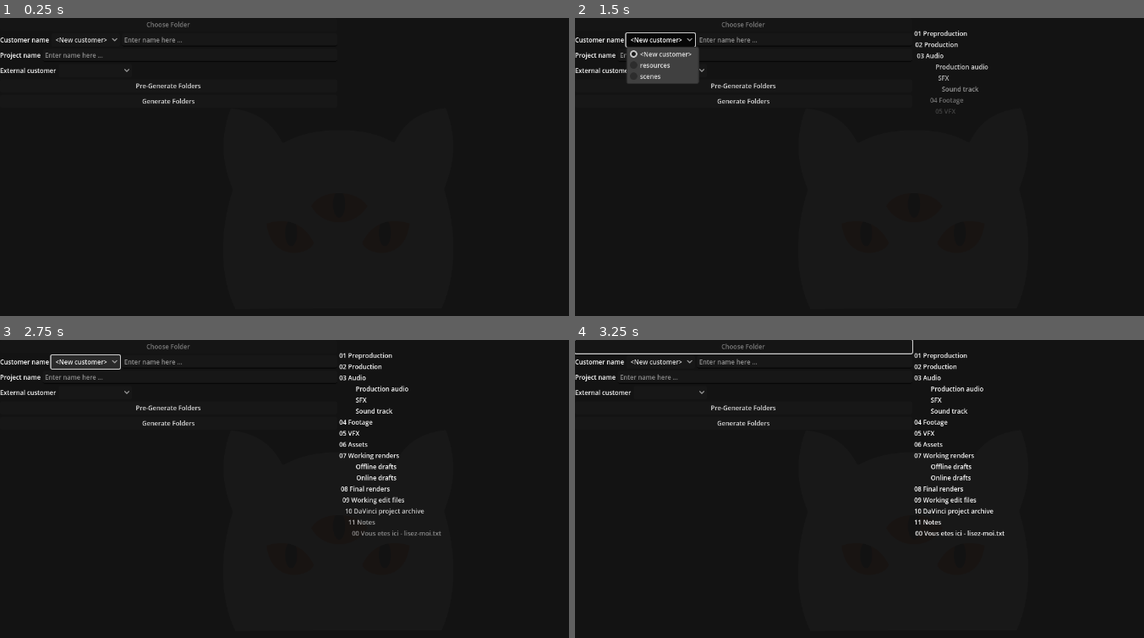
Above: before the commit, frames 1-4 (two rows, left to right).
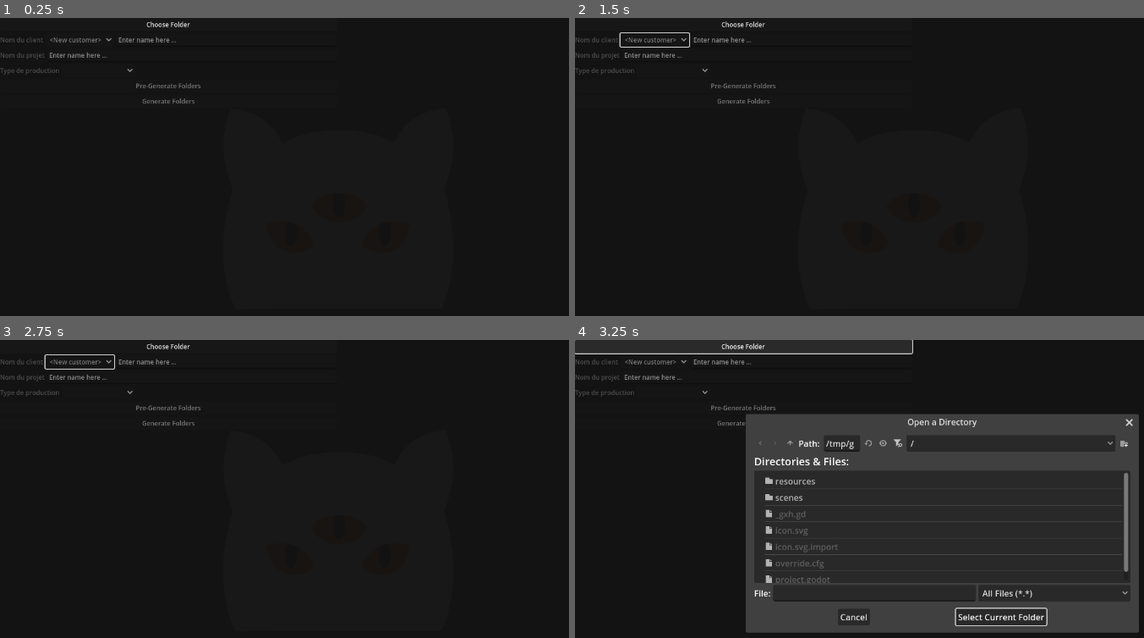
Above: after the commit, the same moments.

Repository: lutzilutz/Dionysos
Game: Godot game, scene res://scenes/main.tscn
The game is run twice, just before and just after one commit, with the same random seed, the same clock (stepped at 60 frames per second) and the same inputs.
Inputs (mouse positions are in pixels of both pictures, inside the frame that each line leads up to):
- Up to frame 1 (0.25 s): no input
- Up to frame 2 (1.5 s): click (745, 86) at 0.5 s, where only the run before the commit has a clickable "Pre-Generate Folders"; click (660, 38) at 1.25 s, where only the run before the commit has a clickable "<New customer>"
- Up to frame 3 (2.75 s): click (85, 360) at 2 s, where only the run before the commit has a clickable "<New customer>"
- Up to frame 4 (3.25 s): click (745, 345) at 2.75 s, where only the run after the commit has a clickable "Choose Folder"

The runs differ from the first frame. In frame 1, 0.8% of the frame differs, in the area x 0-36%, y 1-29%; in frame 2, 2.8%; in frame 3, 2.2%; in frame 4, 23%, in the area x 0-100%, y 1-99%.

Commit message:
Added loop to form controls, in order
Seems to work just fine

Diff:
--- /dev/null
+++ b/scenes/form_label.gd
@@ -0,0 +1,7 @@
+extends Label
+
+func disable(state: bool) -> void:
+	if state:
+		modulate = Color(1,1,1,0.25)
+	else:
+		modulate = Color(1,1,1,1)
--- /dev/null
+++ b/scenes/form_label.tscn
@@ -0,0 +1,10 @@
+[gd_scene load_steps=3 format=3 uid="uid://c0hehmr5yk3sb"]
+
+[ext_resource type="Script" uid="uid://cj61and6hwthh" path="res://scenes/form_label.gd" id="1_lgmbf"]
+[ext_resource type="Theme" uid="uid://dltvaum6axc0k" path="res://resources/themes/default_button.tres" id="1_qm5f5"]
+
+[node name="FormLabel" type="Label"]
+offset_right = 40.0
+offset_bottom = 23.0
+theme = ExtResource("1_qm5f5")
+script = ExtResource("1_lgmbf")
--- a/scenes/main.gd
+++ b/scenes/main.gd
@@ -11,11 +11,15 @@
 
 @onready var form_vbox = get_node("WorkspaceHBox/FormVBox")
 @onready var customer_line = get_node("WorkspaceHBox/FormVBox/CustomerLine")
+@onready var customer_label = get_node("WorkspaceHBox/FormVBox/CustomerLine/CustomerLabel")
 @onready var customer_option = get_node("WorkspaceHBox/FormVBox/CustomerLine/CustomerOption")
 @onready var customer_edit = get_node("WorkspaceHBox/FormVBox/CustomerLine/CustomerEdit")
+@onready var project_name_label = get_node("WorkspaceHBox/FormVBox/ProjectNameLine/ProjectNameLabel")
 @onready var project_name_edit = get_node("WorkspaceHBox/FormVBox/ProjectNameLine/ProjectNameEdit")
+@onready var production_type_label = get_node("WorkspaceHBox/FormVBox/ProductionTypeLine/ProductionTypeLabel")
 @onready var production_type_option = get_node("WorkspaceHBox/FormVBox/ProductionTypeLine/ProductionTypeOption")
-@onready var generate_folder_button = get_node("WorkspaceHBox/FormVBox/ChooseFolderButton")
+@onready var preview_folder_button = get_node("WorkspaceHBox/FormVBox/PreGenerateFolderButton")
+@onready var generate_folder_button = get_node("WorkspaceHBox/FormVBox/GenerateFolderButton")
 @onready var summary_vbox = get_node("WorkspaceHBox/SummaryVBox")
 @onready var summary_label = get_node("WorkspaceHBox/SummaryVBox/SummaryLabel")
 @onready var summary_folders_vbox = get_node("WorkspaceHBox/SummaryVBox/SummaryFoldersVBox")
@@ -23,7 +27,8 @@
 var user_preferences: UserPreferences
 var customer_name: String = ""
 var project_name: String = ""
-var production_type: ProductionType = ProductionType.EXTERNAL
+var production_type: ProductionType
+var has_previewed: bool = false
 
 # Called when the node enters the scene tree for the first time.
 func _ready() -> void:
@@ -65,10 +70,24 @@
 	summary_folders_vbox.add_child(temp_label)
 
 func update_controls() -> void:
-	if not user_preferences.has_default_path:
-		generate_folder_button.disabled = true
-	else:
-		generate_folder_button.disabled = false
+	# Updating form controls depending how much user has filled it
+
+	# Customer name
+	customer_label.disable(not user_preferences.has_default_path)
+	customer_option.disabled = not user_preferences.has_default_path
+	customer_edit.editable = user_preferences.has_default_path
+
+	# Project name
+	project_name_label.disable(not (user_preferences.has_default_path and customer_name != ""))
+	project_name_edit.editable = user_preferences.has_default_path and customer_name != ""
+
+	# Production type
+	production_type_label.disable(not (user_preferences.has_default_path and customer_name != "" and project_name != ""))
+	production_type_option.disabled = not (user_preferences.has_default_path and customer_name != "" and project_name != "")
+
+	# Buttons
+	preview_folder_button.disabled = not (user_preferences.has_default_path and customer_name != "" and project_name != "" and production_type_option.selected != -1)
+	generate_folder_button.disabled = not (user_preferences.has_default_path and customer_name != "" and project_name != "" and production_type_option.selected != -1 and has_previewed)
 
 	customer_option.clear()
 	customer_option.add_item("<New customer>")
@@ -85,7 +104,7 @@
 			for d in DirAccess.get_directories_at(user_preferences.default_path + "/" + customer_name):
 				form_vbox.get_node("Label").text += "\n" + d
 
-	summary_label.text += "\n" + "Project name : " + project_name_edit.text
+	summary_label.text += "\n" + "Project name : " + project_name
 
 	if production_type_option.selected > -1:
 		if production_type == ProductionType.EXTERNAL:
@@ -108,6 +127,7 @@
 	PrintUtility.print_info("Selected folder is : " + dir + "/")
 	user_preferences.default_path = dir
 	user_preferences.has_default_path = true
+	user_preferences.save_to_file(USER_PREF_PATH)
 	update_controls()
 
 func _on_file_dialog_canceled() -> void:
@@ -122,6 +142,9 @@
 	for e in summary_folders_vbox.get_children():
 		e.activate()
 	summary_vbox.get_node("TestLabel").activate()
+
+	has_previewed = true
+	update_controls()
 
 func _on_generate_folder_button_pressed() -> void:
 	PrintUtility.print_info("Start generating folders ...")
@@ -142,13 +165,17 @@
 	else:
 		customer_edit.visible = false
 		customer_name = customer_option.get_item_text(index)
+	update_controls()
 	update_summary()
 
 func _on_customer_edit_text_changed(new_text: String) -> void:
 	customer_name = new_text
+	update_controls()
 	update_summary()
 
 func _on_project_name_edit_text_changed(new_text: String) -> void:
+	project_name = new_text
+	update_controls()
 	update_summary()
 
 func _on_production_type_option_item_selected(index: int) -> void:
@@ -157,5 +184,6 @@
 			production_type = ProductionType.EXTERNAL
 		1:
 			production_type = ProductionType.INTERNAL
+	update_controls()
 	update_summary()
 	generate_folders_label()
--- a/scenes/main.tscn
+++ b/scenes/main.tscn
@@ -1,9 +1,10 @@
-[gd_scene load_steps=5 format=3 uid="uid://rvfixiqdxhj5"]
+[gd_scene load_steps=6 format=3 uid="uid://rvfixiqdxhj5"]
 
 [ext_resource type="Script" uid="uid://cg3dakhfpgbxn" path="res://scenes/main.gd" id="1_h26jr"]
 [ext_resource type="Texture2D" uid="uid://d3pk1xx7sc4ni" path="res://resources/branding/logo_head.png" id="2_us6ij"]
 [ext_resource type="Theme" uid="uid://dltvaum6axc0k" path="res://resources/themes/default_button.tres" id="3_4krfr"]
 [ext_resource type="PackedScene" uid="uid://cmr2hrl5555gh" path="res://scenes/folder_label.tscn" id="4_jyhfs"]
+[ext_resource type="PackedScene" uid="uid://c0hehmr5yk3sb" path="res://scenes/form_label.tscn" id="4_tbgi4"]
 
 [node name="Main" type="Control"]
 layout_mode = 3
@@ -55,10 +56,9 @@
 [node name="CustomerLine" type="HBoxContainer" parent="WorkspaceHBox/FormVBox"]
 layout_mode = 2
 
-[node name="CustomerLabel" type="Label" parent="WorkspaceHBox/FormVBox/CustomerLine"]
+[node name="CustomerLabel" parent="WorkspaceHBox/FormVBox/CustomerLine" instance=ExtResource("4_tbgi4")]
 layout_mode = 2
-theme = ExtResource("3_4krfr")
-text = "Customer name"
+text = "Nom du client"
 
 [node name="CustomerOption" type="OptionButton" parent="WorkspaceHBox/FormVBox/CustomerLine"]
 layout_mode = 2
@@ -77,10 +77,9 @@
 [node name="ProjectNameLine" type="HBoxContainer" parent="WorkspaceHBox/FormVBox"]
 layout_mode = 2
 
-[node name="ProjectNameLabel" type="Label" parent="WorkspaceHBox/FormVBox/ProjectNameLine"]
+[node name="ProjectNameLabel" parent="WorkspaceHBox/FormVBox/ProjectNameLine" instance=ExtResource("4_tbgi4")]
 layout_mode = 2
-theme = ExtResource("3_4krfr")
-text = "Project name"
+text = "Nom du projet"
 
 [node name="ProjectNameEdit" type="LineEdit" parent="WorkspaceHBox/FormVBox/ProjectNameLine"]
 layout_mode = 2
@@ -91,10 +90,9 @@
 [node name="ProductionTypeLine" type="HBoxContainer" parent="WorkspaceHBox/FormVBox"]
 layout_mode = 2
 
-[node name="ProductionTypeLabel" type="Label" parent="WorkspaceHBox/FormVBox/ProductionTypeLine"]
+[node name="ProductionTypeLabel" parent="WorkspaceHBox/FormVBox/ProductionTypeLine" instance=ExtResource("4_tbgi4")]
 layout_mode = 2
-theme = ExtResource("3_4krfr")
-text = "External customer"
+text = "Type de production"
 
 [node name="ProductionTypeOption" type="OptionButton" parent="WorkspaceHBox/FormVBox/ProductionTypeLine"]
 layout_mode = 2
Not shown, added: scenes/form_label.gd.uid
